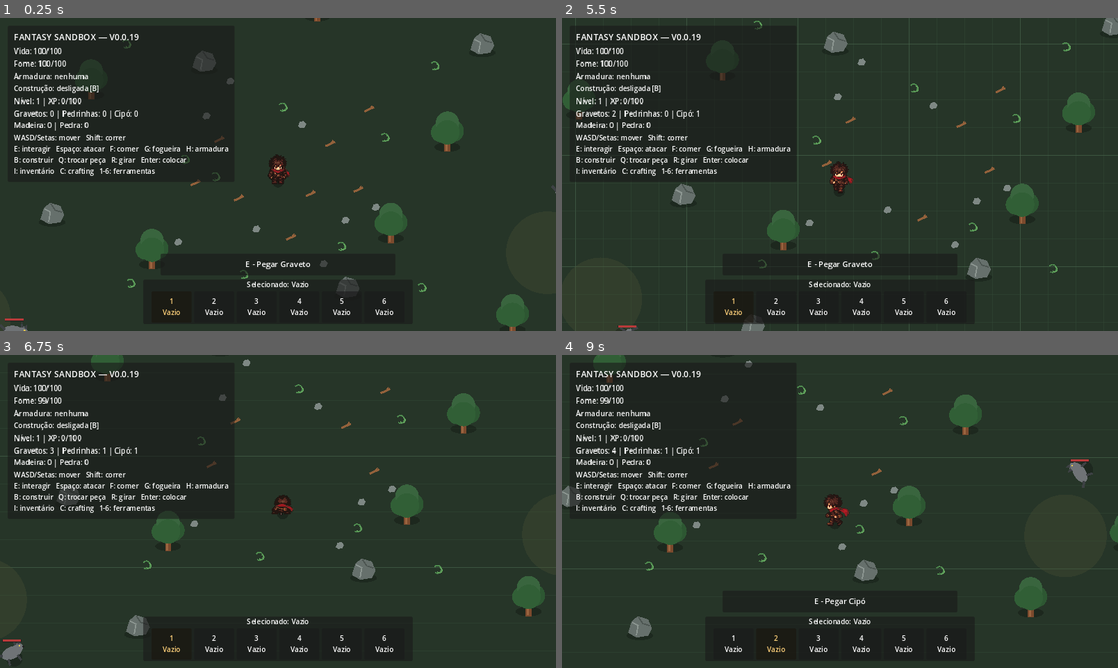
Above: before the commit, frames 1-4 (two rows, left to right).
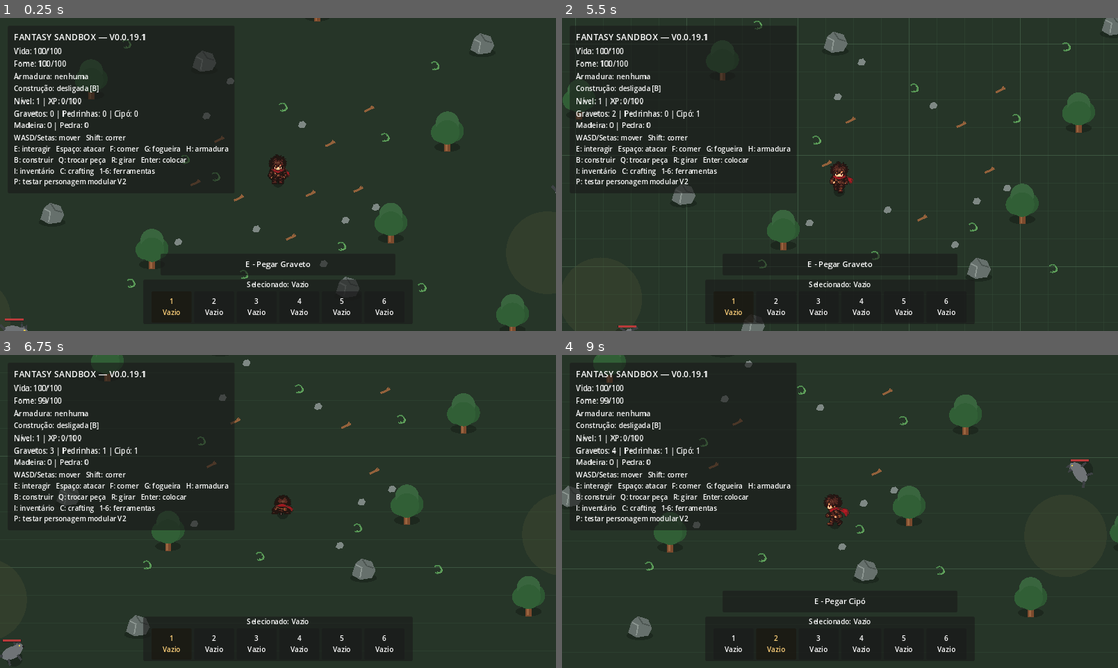
Above: after the commit, the same moments.

Repository: janduyankiingles-ops/Fantasy-Sandbox
Game: Godot game, scene res://scenes/main.tscn
Same seed, same stepped clock (60 frames per second), same inputs: the game is played once before the commit and once after it.
Inputs:
- Up to frame 1 (0.25 s): no input
- Up to frame 2 (5.5 s): tap Enter at 0.5 s; hold D 0.53-1.28 s; hold E 0.53-1.28 s; tap Space at 0.77, 1.52, 3.02, 3.77, 4.52 s; hold S 1.28-2.03 s; tap P at 1.35 s; tap E at 1.55, 3.05, 4.55 s; hold D 2.03-2.78 s; hold E 2.03-2.78 s; tap I at 2.1 s; hold W 2.78-3.53 s; tap C at 2.85 s; hold E 3.53-4.28 s; hold A 3.53-5.03 s; tap B at 3.6 s; tap Escape at 4.15 s; tap Q at 4.35 s; hold S from 5.03 s (still down); hold E from 5.03 s (still down); tap R at 5.1 s
- Up to frame 3 (6.75 s): release S at 5.78 s; release E at 5.78 s; hold D 5.78-6.53 s; tap Enter at 5.85 s; tap Space at 6.02 s; tap E at 6.05 s; hold W from 6.53 s (still down); hold E from 6.53 s (still down); tap G at 6.6 s
- Up to frame 4 (9 s): tap Space at 6.77, 7.52 s; release W at 7.28 s; release E at 7.28 s; hold D 7.28-8.03 s; tap H at 7.35 s; tap E at 7.55 s; hold S 8.03-8.78 s; hold E 8.03-8.78 s; tap 1 at 8.1 s; hold A from 8.78 s (still down); tap 2 at 8.85 s

The runs differ from the first frame. In frame 1, 0.2% of the frame differs, in the area x 2-36%, y 5-54%; in frame 2, 0.3%; in frame 3, 0.4%, in the area x 2-36%, y 5-56%; in frame 4, 0.4%.
Error in both runs: Cannot call method 'set_input_as_handled' on a null value. (res://scripts/main.gd:50)

Commit message:
v0.0.19.1: show P shortcut for modular player prototype

Diff:
--- a/scenes/main.tscn
+++ b/scenes/main.tscn
@@ -39,7 +39,7 @@
 offset_left = 18.0
 offset_top = 18.0
 offset_right = 430.0
-offset_bottom = 330.0
+offset_bottom = 352.0
 
 [node name="Margin" type="MarginContainer" parent="HUD/Panel"]
 theme_override_constants/margin_left = 14
@@ -52,7 +52,7 @@
 
 [node name="Title" type="Label" parent="HUD/Panel/Margin/VBox"]
 theme_override_font_sizes/font_size = 20
-text = "FANTASY SANDBOX — V0.0.19"
+text = "FANTASY SANDBOX — V0.0.19.1"
 
 [node name="PositionLabel" type="Label" parent="HUD/Panel/Margin/VBox"]
 visible = false
@@ -87,7 +87,7 @@
 text = "Gravetos: 0 | Pedrinhas: 0 | Cipó: 0\nMadeira: 0 | Pedra: 0"
 
 [node name="Controls" type="Label" parent="HUD/Panel/Margin/VBox"]
-text = "WASD/Setas: mover   Shift: correr\nE: interagir   Espaço: atacar   F: comer   G: fogueira   H: armadura\nB: construir   Q: trocar peça   R: girar   Enter: colocar\nI: inventário   C: crafting   1-6: ferramentas"
+text = "WASD/Setas: mover   Shift: correr\nE: interagir   Espaço: atacar   F: comer   G: fogueira   H: armadura\nB: construir   Q: trocar peça   R: girar   Enter: colocar\nI: inventário   C: crafting   1-6: ferramentas\nP: testar personagem modular V2"
 
 [node name="InteractionPanel" type="PanelContainer" parent="HUD"]
 visible = false
